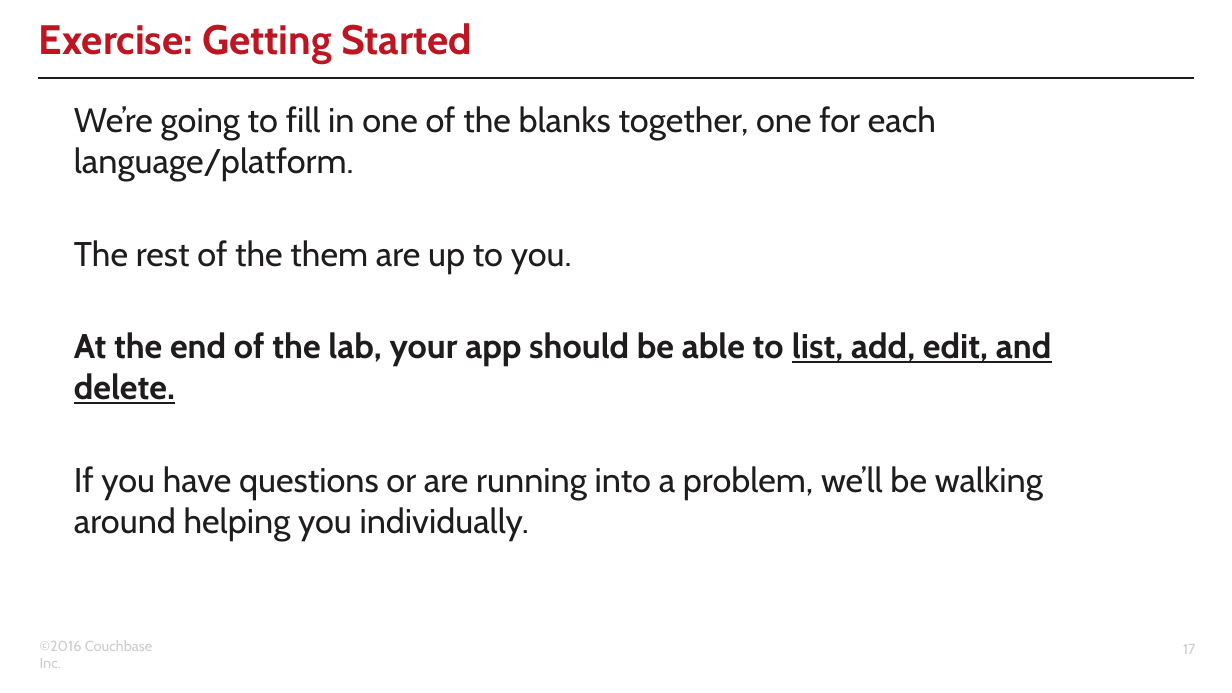
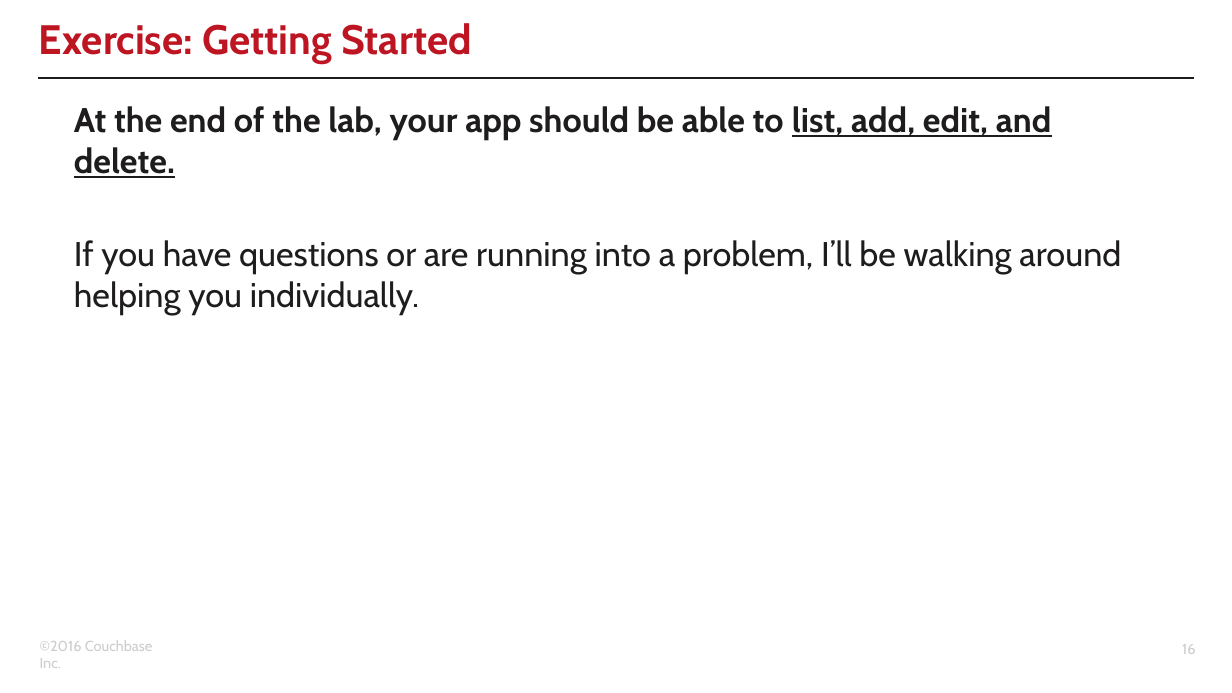
Before and after one commit to couchbaselabs/aspnet-nosql-workshop, a slide deck: slide 16 of 04/04.pptx (slide 17 before the commit). Drawn at 1232x693 pixels with LibreOffice and Linux fonts; fonts in the diff are those of the drawing; background and template pictures are left out. Boxes give left, top, right and bottom in pixels: in the first picture for what was removed or moved away, otherwise in the second. Text is boxed around its words. In the diff, an @@ line names an element or a change of style, - is before the commit and + after.

```diff
--- a/04/04.pptx
+++ b/04/04.pptx
@@ text at [74,106,936,274]: paragraphs removed @@
-We’re going to fill in one of the blanks together, one for each language/platform.
-The rest of the them are up to you.
@@ text at [74,240,1121,315]: text changed @@
-If you have questions or are running into a problem, we’ll be walking around helping you individually.
+If you have questions or are running into a problem, I’ll be walking around helping you individually.
@@ page number at [1182,644,1195,654]: text changed @@
-17
+16
```
Also in this commit, not shown: 4 other slides changed, 1 slide removed, 42 other files.
